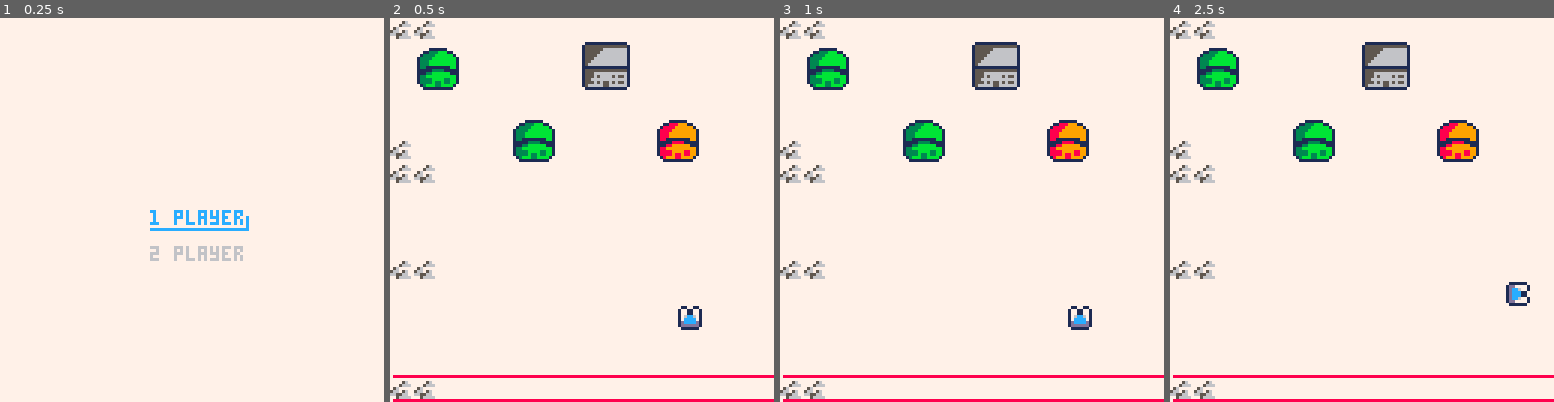
Above: before the commit, frames 1-4 (left to right).
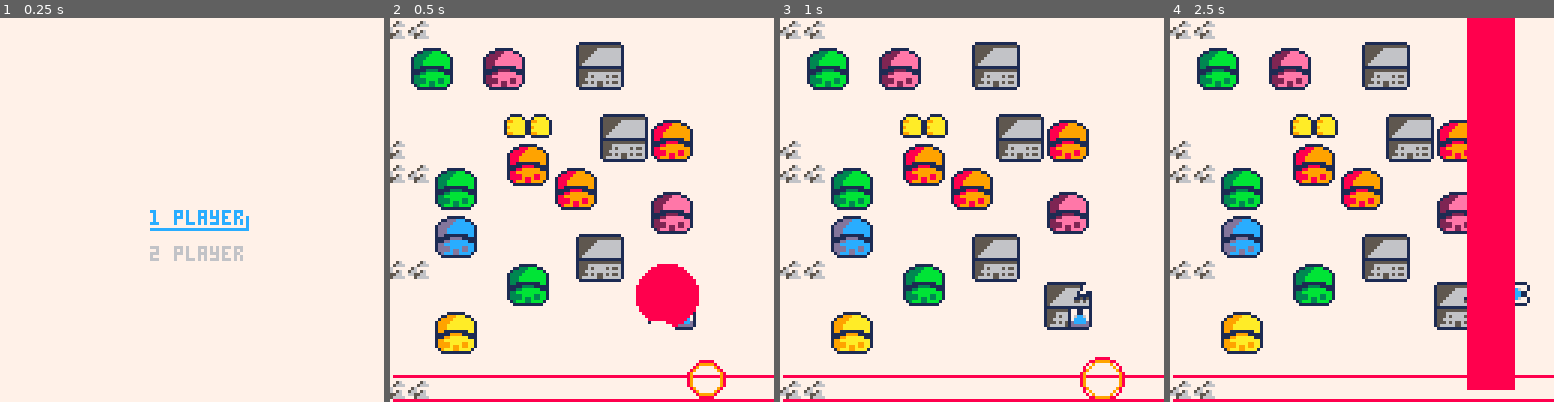
Above: after the commit, the same moments.

Repository: rdelos747/pico8
Game: PICO-8 cartridge mech.p8
Two runs of this game, one before a commit and one after it. Both use one fixed random seed, a clock stepped at 60 frames per second and the inputs below.
Inputs:
- Up to frame 1 (0.25 s): no input
- Up to frame 2 (0.5 s): tap X (X key) at 0.33 s
- Up to frame 3 (1 s): tap O (Z key) at 0.7 s
- Up to frame 4 (2.5 s): tap X (X key) at 1.07, 1.85 s; hold Right 1.6-2.1 s; tap O (Z key) at 1.7, 2.1 s; hold Up 2.15-2.42 s; hold Right from 2.47 s (still down)

Frame 1 is identical in both runs. In frame 2, 19% of the frame differs, in the area x 0-88%, y 0-100%; in frame 3, 14%; in frame 4, 25%, in the area x 13-90%, y 0-97%.

Commit message:
Fri Apr 26 01:27:52 EDT 2019

Diff:
--- a/mech.p8
+++ b/mech.p8
@@ -11,6 +11,9 @@
 p_spd=1
 bk_col=7
 lzr_col=12
+e_spawn_t=1
+e_spawn_t_max=100
+max_enemies=10
 
 --game
 --0:start,1:game
@@ -48,6 +51,8 @@
 lzrs={}
 bldngs={}
 xplsns={}
+sky_lns={}
+enemies={}
 
 -- helpers
 function rand(bot,top)
@@ -103,10 +108,32 @@
 	end
 	--player
 	spr(pp.sp,pp.x-4,pp.y-4,
-	1,1,pp.rot[1],pp.rot[2])
+		1,1,pp.rot[1],pp.rot[2])
+	--enemies
+	for e in all(enemies) do
+		if e.spawn_t>0 then
+			circ(e.x,e.y,
+				flr(e.spawn_t)%8,9)
+			circ(e.x,e.y,
+				(flr(e.spawn_t)%8)+1,8)
+		else
+			spr(4,e.x-4,e.y-4)
+		end
+	end
 	--explosions
 	for e in all(xplsns) do
-		circfill(e.x,e.y,e.r,e.c)
+		if e.d==0 then
+			circfill(e.x,e.y,e.r,e.c)
+		end
+	end
+	--sky lines
+	for s in all(sky_lns) do
+		local y=s.y-4
+		while y > cam.y-8 do
+			spr(flr(s.sp),s.x-8,y)
+			spr(flr(s.sp),s.x,y,1,1,-1)
+			y-=8
+		end
 	end
 end
 
@@ -215,12 +242,21 @@
 		pp.lzr-=1
 	elseif press_lzr then
 		pp.lzr=5
-		shoot(pp.x+4,pp.y+4,pp.drr)
+		shoot(pp.x,pp.y,pp.drr)
+	end
+
+	--enemy spawn
+	e_spawn_t-=1
+	if e_spawn_t==0 then
+		e_spawn_t=e_spawn_t_max
+		spawn_enemy()
 	end
 
 	move_cam()
 	update_lzrs()
+	update_enemies()
 	update_explosions()
+	update_sky_lines()
 end
 
 function can_move(x,y)
@@ -256,10 +292,14 @@
 			if inside_b(l.x2,l.y2,b)then
 				draw=f
 				damage_building(b)
-				create_explosion(l.x2,l.y2)
+				create_explosion(l.x2,l.y2,t)
 				shake_l()
 				break
 			end
+		end
+		for e in all(enemies) do
+			--if in e and
+			--e.spawn_cycles==0
 		end
 	end
 	add(lzrs,l)
@@ -302,20 +342,24 @@
 end
 
 --explosions
-function create_explosion(x,y)
+function create_explosion(x,y,make_d)
+	local delay=0
+	if(make_d)delay=rand(0,10)
 	local e_out={
 		x=rand(x-10,x+10),
 		y=rand(y-10,y+10),
 		tim=10,
 		r=5,
-		c=rand(8,10)
+		c=rand(8,10),
+		d=delay
 	}
 	local e_in={
 		x=rand(x-10,x+10),
 		y=rand(y-10,y+10),
 		tim=10,
 		r=2,
-		c=bk_col
+		c=bk_col,
+		d=delay
 	}
 	add(xplsns,e_out)
 	add(xplsns,e_in)
@@ -325,9 +369,62 @@
 	for e in all(xplsns) do
 		if e.tim==0 then
 			del(xplsns,e)
+		elseif e.d > 0 then
+			e.d-=1
 		else
 			e.tim-=1
 			e.r+=1
+		end
+	end
+end
+
+--sky line
+function create_sky_line(x,y)
+	local s={
+		x=x,
+		y=y,
+		sp=16
+	}
+	add(sky_lns,s)
+end
+
+function update_sky_lines()
+	for s in all(sky_lns) do
+		s.sp+=0.3
+		if s.sp >= 22 then
+			del(sky_lns,s)
+		end
+	end
+end
+
+--enemies
+function spawn_enemy()
+	local e={
+		x=rand(cam.x-5,cam.x+133),
+		y=rand(cam.y-5,cam.y+128),
+		spawn_t=32,
+		hp=4,
+		sp=32
+	}
+	add(enemies,e)
+end
+
+function update_enemies()
+	for e in all(enemies) do
+		if e.spawn_t>0 then
+			e.spawn_t-=0.5
+			if e.spawn_t==0 then
+				create_sky_line(e.x,e.y)
+				for _=0,rand(1,3)do
+					create_explosion(e.x,e.y,t)
+				end
+				for b in all(bldngs) do
+					if inside_b(e.x,e.y,b) then
+						damage_building(b)
+						break
+					end
+				end
+			end
 		end
 	end
 end
@@ -380,22 +477,22 @@
 	end
 end
 __gfx__
-00000000011001100111111000011000000000000000000000000000000ff000000000000000000060000000003000b0009000a00080009000d000c0002000e0
-00000000177117711dd7777100177100000000000000000000000000000ff0000000000000005600000500600300000009000000080000000d00000002000000
-00700700177117711dcc6771017711100000000000000000000000000000f000ff00ff00000566600500050000000300000009000000080000000d0000000200
-00077000176cc6711dccc110176cc1710000000000000000000000000000000000000000056000000006000600b0300b00a0900a0090800900c0d00c00e0200e
-0007700017cccc711dccc1101dccc771000000000000000000000000000ff000ff00ff0056605600060000000000000000000000000000000000000000000000
-007007001dccccd11dcc67711dcc6710000000000000000000000000000ff0000f000f0066556600000600500300b0000900a000080090000d00c0000200e000
-000000001dddddd11dd7777111dd71000000000000000000000000000000f000000000000056666005006000300000309000009080000080d00000d020000020
-000000000111111001111110011110000000000000000000000000000000000000000000000000000000005000b0030000a009000090080000c00d0000e00200
-000000000000000000000000000000000000000000000000000000000000000000000000000000000000000000300000009000000080000000d0000000200000
-00000000000000000000000000000000000000000000000000000000000000000000000000000000050005000300000009000000080000000d00000002000000
-000000000000000000000000000000000000000000000000000000000000000000000000000000000000000000000300000009000000080000000d0000000200
-00000000000000000000000000000000000000000000000000000000000000000000000000000000005050000000300000009000000080000000d00000002000
-00000000000000000000000000000000000000000000000000000000000000000000000000000000000000500000000000000000000000000000000000000000
-00000000000000000000000000000000000000000000000000000000000000000000000000000000050000000300000009000000080000000d00000002000000
-0000000000000000000000000000000000000000000000000000000000000000000000000000000000000500300000309000009080000080d00000d020000020
-000000000000000000000000000000000000000000000000000000000000000000000000000000000000000000000300000009000000080000000d0000000200
+00000000011001100111111000011000001001000010010000100100000ff000000000000000000060000000003000b0009000a00080009000d000c0002000e0
+00000000177117711dd7777100177100017117100171171001711710000ff0000000000000005600000500600300000009000000080000000d00000002000000
+00700700177117711dcc6771017711100171171001711710017117100000f000ff00ff00000566600500050000000300000009000000080000000d0000000200
+00077000176cc6711dccc110176cc1711778877117788771177887710000000000000000056000000006000600b0300b00a0900a0090800900c0d00c00e0200e
+0007700017cccc711dccc1101dccc771176886711768867117688671000ff000ff00ff0056605600060000000000000000000000000000000000000000000000
+007007001dccccd11dcc67711dcc6710158888511588885115888851000ff0000f000f0066556600000600500300b0000900a000080090000d00c0000200e000
+000000001dddddd11dd7777111dd71001558855115588551155885510000f000000000000056666005006000300000309000009080000080d00000d020000020
+000000000111111001111110011110000111111001111110011111100000000000000000000000000000005000b0030000a009000090080000c00d0000e00200
+8888888888888080888809008898a00089a00000a0000000000000000000000000000000000000000000000000300000009000000080000000d0000000200000
+8888888888888080888809008898a00089a00000a000000000000000000000000000000000000000050005000300000009000000080000000d00000002000000
+8888888888888080888809008898a00089a00000a0000000000000000000000000000000000000000000000000000300000009000000080000000d0000000200
+8888888888888080888809008898a00089a00000a000000000000000000000000000000000000000005050000000300000009000000080000000d00000002000
+8888888888888080888809008898a00089a00000a000000000000000000000000000000000000000000000500000000000000000000000000000000000000000
+8888888888888080888809008898a00089a00000a000000000000000000000000000000000000000050000000300000009000000080000000d00000002000000
+8888888888888080888809008898a00089a00000a00000000000000000000000000000000000000000000500300000309000009080000080d00000d020000020
+8888888888888080888809008898a00089a00000a0000000000000000000000000000000000000000000000000000300000009000000080000000d0000000200
 0000000000000000000000000000000000000000000000000000000000000000000000000000000000000000001331000019910000188100001dd10000122100
 00000000000000000000000000000000000000000000000000000000000000000000000000000000000000000011110000111100001111000011110000111100
 00000000000000000000000000000000000000000000000000000000000000000000000000000000000000000000000000000000000000000000000000000000
@@ -446,32 +543,32 @@
 00000111100110000000011110011000000001111001100000000111100110000000011110011000011000011111000000000000000000000000000000000000
 __map__
 09090000000000000000000000000000000000002e2e2e2e2e2e2e2e2e2e2e2e2e2e2e2e2e2e2e2e2e2e2e2e2e2e2e2e2e2e2e2e2e2e2e2e2e2e2e2e2e2e2e2e2e2e2e2e2e2e2e2e2e2e2e2e2e2e2e2e2e2e2e2e2e2e2e2e2e2e2e2e2e2e2e2e2e2e2e2e2e2e2e2e2e2e2e2e2e2e2e2e2e2e2e2e2e2e2e2e2e2e2e2e2e2e2e2e
-19404100000000004a4b0000000000212100000000000000000000000000000000000000000000000000000000000000000000000000000000000000000000000000000000000000000000000000000000000000000000000000000000000000000000000000000000000000000000000000000000000000000000000000002e
-19505100211900005a5b2119000021212100000000000070707070707070707070707070707070707070707070707070707070000000000000000000000000000000000000000000000000000000000000000000000000000000000000000000000000000000000000000000000000000000000000000000000000000000002e
-000000000000000000000000000000212100000000005555555555557070707070707070707070707070707070707070707070000000000000000000000000000000000000000000000000000000000000000000000000000000000000000000000000000000000000000000000000000000000000000000000000000000002e
-190000000040410000000044450000210000000000005555555555550909000000000000090909000000000009090900000000000000000000000000000000000000000000000000002c00000000002c000000000000000000000000000000000000002c00000000000000000000002c0000002c00000000000000000000002e
-0900000000505100000000545500000000000000000000550909090900000000000000000021212121000000002121212100000000000000000000000000000000000000000000000000000000000000000000000000000000002c0000000000000000000000000000000000000000000000000000000000000000000000002e
-090900000000000000000000000000000000000000000055190021212121000000000000002121212100000000212121210000000000000000002c0000000000002c000000000000000000000000000000002c0000000000000000002c000000000000000000000000000000000000000000000000000000002c00000000002e
-19000000000000000000000000000000000000000000000019002121212100000000000021000021210000002100002121000000000000000000000000000000000000000000000000000000000000000000000000000000000000000000000000000000000000002c000000000000000000000000000000000000000000002e
-1900212100210000000000000000000000000000000000000021000021210000000000002100212100000000210021210000000000000000000000002c000000000000000000000000000000000000000000000000000000000000000000000000002c000000000000000000000000000000000000000000000000000000002e
-00210000210000000000000000000000000000000000000019210021210000000000000009000000000000000900000000000000000000000000000000000000000000000000002c0000000000000000000000000000000000000000000000000000000000000000000000000000002c000000002c000000000000002c00002e
-09090000000000000000000000000000000000000000000000000000000000000000000000000000000000000000000000000000000d000d2c000d0000000000002c000000000d0d0d0d0d0d0d0d0d0d0d0d0d0d0d0000000000000000000000000000002c00000000000000000000000000000000000000000000000000002e
-190021212121000000002100000000000000000000000000090000000000000000090000000000000000000021210000000000000000000000000000000d000d0d0d0d0d0d0d0000000000002c0000000000000000002c000000000000000000000000000000000000000000000000000000000000000000000000000000002e
-1900212121210000000000000000000000000909090000002121210000000000002121210000000900000019002121212100000000000000000000000000000000000000000000000000000000000000000000000000000000000000002c0000000000000000000000000000000000000000000000000000000000000000002e
-00210000212100000000000000000000001900212121210000000000000019002121212100000021212100190021212121000000000000000000000000000000000000000000000000000000000000000000002c0000000000000000000000002c0000000000000000002c00000000000000000000000000000000000000002e
-192100212100000000000000000000000019002121212100000009090900002100002121000000212121000021000021210000000000002c00000000002c0000000000000000000000000000000000000000000000000d0d0d0d0d0d0d0d0d0d0d0d000d000d00000000000d00000000000d0d0000000000000000000000002e
+19404100484900004a4b0000000000002100000000000000000000000000000000000000000000000000000000000000000000000000000000000000000000000000000000000000000000000000000000000000000000000000000000000000000000000000000000000000000000000000000000000000000000000000002e
+19505100585900005a5b0019000000002100000000000070707070707070707070707070707070707070707070707070707070000000000000000000000000000000000000000000000000000000000000000000000000000000000000000000000000000000000000000000000000000000000000000000000000000000002e
+000000003100000000000000000000002100000000005555555555557070707070707070707070707070707070707070707070000000000000000000000000000000000000000000000000000000000000000000000000000000000000000000000000000000000000000000000000000000000000000000000000000000002e
+1900000000373700004a4b44450000000000000000005555555555550909000000000000090909000000000009090900000000000000000000000000000000000000000000000000002c00000000002c000000000000000000000000000000000000002c00000000000000000000002c0000002c00000000000000000000002e
+0900000000444500005a5b545500000000000000000000550909090900000000000000000021212121000000002121212100000000000000000000000000000000000000000000000000000000000000000000000000000000002c0000000000000000000000000000000000000000000000000000000000000000000000002e
+090940410054554445000000000000000000000000000055190021212121000000000000002121212100000000212121210000000000000000002c0000000000002c000000000000000000000000000000002c0000000000000000002c000000000000000000000000000000000000000000000000000000002c00000000002e
+19005051000000545500004849000000000000000000000019002121212100000000000021000021210000002100002121000000000000000000000000000000000000000000000000000000000000000000000000000000000000000000000000000000000000002c000000000000000000000000000000000000000000002e
+1900464700000000000000585900000000000000000000000021000021210000000000002100212100000000210021210000000000000000000000002c000000000000000000000000000000000000000000000000000000000000000000000000002c000000000000000000000000000000000000000000000000000000002e
+00005657000000004a4b000000000000000000000000000019210021210000000000000009000000000000000900000000000000000000000000000000000000000000000000002c0000000000000000000000000000000000000000000000000000000000000000000000000000002c000000002c000000000000002c00002e
+09090000004041005a5b000000000000000000000000000000000000000000000000000000000000000000000000000000000000000d000d2c000d0000000000002c000000000d0d0d0d0d0d0d0d0d0d0d0d0d0d0d0000000000000000000000000000002c00000000000000000000000000000000000000000000000000002e
+19000000005051000000004a4b0000000000000000000000090000000000000000090000000000000000000021210000000000000000000000000000000d000d0d0d0d0d0d0d0000000000002c0000000000000000002c000000000000000000000000000000000000000000000000000000000000000000000000000000002e
+19004243000000000000005a5b00000000000909090000002121210000000000002121210000000900000019002121212100000000000000000000000000000000000000000000000000000000000000000000000000000000000000002c0000000000000000000000000000000000000000000000000000000000000000002e
+00005253000000000000000000000000001900212121210000000000000019002121212100000021212100190021212121000000000000000000000000000000000000000000000000000000000000000000002c0000000000000000000000002c0000000000000000002c00000000000000000000000000000000000000002e
+190000000000000000000000000000000019002121212100000009090900002100002121000000212121000021000021210000000000002c00000000002c0000000000000000000000000000000000000000000000000d0d0d0d0d0d0d0d0d0d0d0d000d000d00000000000d00000000000d0d0000000000000000000000002e
 090900000000000000000000000000000000210000212100000009090909192100212100000000002121001921002121000000000d0000000000000000000000000000000000000000002c000000000000000d0d0d0d0d0000000000000000000000000000000000000000000000000000000000002c000d000d00000d0d0d2e
-09000000000000000021210000000000001921002121000000001900212109090000000000000021210000090900000000000000000d0d0d0d0d0d0d0d000d000d000d00000d000d00000d00000d000d0d0d0d00000000000000000000000000000000000000000000000000000000000000000000000000002c00000000002e
-2121210000000000002121000000000000090900000000000000190021210900000000000000000000000009000000000000000000000000002c0000000000002c00000000002c00000000000000000000000000000000000000000000000000000000000000000000000000002c00000000000000000000000000000000002e
-2e000000000021000021210000000000000900000000000000000021000021212100000000000000000000212121000000000000000000000000000000000000000000000000000000000000000000000000000000000000002c000000000000000000000000000000000000000000000000000000000000000000000000002e
-2e00000000192100212100000000000000212121000000000000192100212100190021212121210909090900000000007070700000000000000000000000000000000000000000000000000000000000000d0d0d0d00000000000000000000002c0000000000000000002c00000000000000000000000000000000000000002e
-2e00000000090900000000000000000000002121000000000000090900000000002100002121000909090900000000000d700d000000000d0d000d0d0d0d000d000d000000000d00000d0000000d000d0d0d00000d0d0d0d0d0d0d0d0d0d0d0d0d000d000d000d000d0d000d0d000d000d0d0d0d0d0d000d000d000d0d0d0d2e
-2e0000000009000000000000000000000000210000000000000009000909090900000000000000190021090909090000000000000000000000000000000000000000000000002c000000000000000000000000000000000000000000000000000000000000000000000000000000000000000000002c0000000000000000002e
-2e000000002121210000000000000000000000000000000000002121190021212121000000000019002119002121212100000000002c000000000000000000000000000000000000000000000000000000000000000000000000002c00000000000000002c000000000000000000002c000000000000000000002c000000002e
-2e00700000191919192121210000000000000000000000000000000019002121212100000021000021001900212121210000000000000000000000000000000000000000000000000000002c0000000000000000000000000000000000000000000000000000000000000000000000000000000000000000000000000000002e
-2e00700000001919192119190021212121000000000000000000000000210000212100000021001921000021000021210000000000000000000000000000002c0000000000000000000000000000000000000000000000000000000000000000000000000000000000000000000000000000000000000000000000000000002e
-2e0070000000191919001919002121212100000000000000000000001921002121000000002100090900192100212100000000000000000000000000000000000000000000000000000000000000000000002c00000000002c00000000000000000000000000002c0000000d0d0d0d0d0d00000000000000000000000000002e
-2e00700000000000190000002100002121000000000000000000000009090000000000000000000900000909000000000000000d0d0d0d0d0d0d0d0d0d0d0000000000000d0d0d2c0d0d0d0d0d0d0d0d00000000000000000000000000002c000000000d0d0d000d000d0d0000000000000d0d0d0d0d000d000d0d0d0000002e
+09000000000000000000000000000000001921002121000000001900212109090000000000000021210000090900000000000000000d0d0d0d0d0d0d0d000d000d000d00000d000d00000d00000d000d0d0d0d00000000000000000000000000000000000000000000000000000000000000000000000000002c00000000002e
+0000000000000000000000000000000000090900000000000000190021210900000000000000000000000009000000000000000000000000002c0000000000002c00000000002c00000000000000000000000000000000000000000000000000000000000000000000000000002c00000000000000000000000000000000002e
+2e202020202020202020202020202020000900000000000000000021000021212100000000000000000000212121000000000000000000000000000000000000000000000000000000000000000000000000000000000000002c000000000000000000000000000000000000000000000000000000000000000000000000002e
+2e20202020192020202020202020202000212121000000000000192100212100190021212121210909090900000000007070700000000000000000000000000000000000000000000000000000000000000d0d0d0d00000000000000000000002c0000000000000000002c00000000000000000000000000000000000000002e
+2e20202020090920202020202020202000002121000000000000090900000000002100002121000909090900000000000d700d000000000d0d000d0d0d0d000d000d000000000d00000d0000000d000d0d0d00000d0d0d0d0d0d0d0d0d0d0d0d0d000d000d000d000d0d000d0d000d000d0d0d0d0d0d000d000d000d0d0d0d2e
+2e2020202009202020202020202020200000210000000000000009000909090900000000000000190021090909090000000000000000000000000000000000000000000000002c000000000000000000000000000000000000000000000000000000000000000000000000000000000000000000002c0000000000000000002e
+2e202020202020202020202020202020000000000000000000002121190021212121000000000019002119002121212100000000002c000000000000000000000000000000000000000000000000000000000000000000000000002c00000000000000002c000000000000000000002c000000000000000000002c000000002e
+2e20202020191919192020202020202000000000000000000000000019002121212100000021000021001900212121210000000000000000000000000000000000000000000000000000002c0000000000000000000000000000000000000000000000000000000000000000000000000000000000000000000000000000002e
+2e20202020201919192019192020202021000000000000000000000000210000212100000021001921000021000021210000000000000000000000000000002c0000000000000000000000000000000000000000000000000000000000000000000000000000000000000000000000000000000000000000000000000000002e
+2e2020202020191919201919202020202100000000000000000000001921002121000000002100090900192100212100000000000000000000000000000000000000000000000000000000000000000000002c00000000002c00000000000000000000000000002c0000000d0d0d0d0d0d00000000000000000000000000002e
+2e20202020202020192020202120202021000000000000000000000009090000000000000000000900000909000000000000000d0d0d0d0d0d0d0d0d0d0d0000000000000d0d0d2c0d0d0d0d0d0d0d0d00000000000000000000000000002c000000000d0d0d000d000d0d0000000000000d0d0d0d0d000d000d0d0d0000002e
 2e00700000191919191a19192100212100000000000000000000000009000000000000000000002121210900000000000000000d0d00000d00000d000d0d0d0d0d0d0d0d0d0000000d00000d000d0d0d0d0d0d0d0d0d0000000d0d0d0d0d0d0d0d0d0d0000000000000000000000000000002c00000000000000002c0d0d002e
 2e0070707070707070700000191919191a19192100212100000000002121210000000000000000000070212121000000000000000000002c000000000000000000000000000000000000000000002c000000000000000d000d000d0d0d0d0000000000000000000000000000000000000000000000000d0d0d0d0d0d0000002e
 2e000000000000000000000000000000000000000000000000000000000000002121210000000000000000000000000000000000000000000000000000000000000000000000000000000000000000000000000000000000000000000000000d000d000d0d000d0d0d000d0d0d00000d0d0d0d0d0d0d0000000000000000002e
